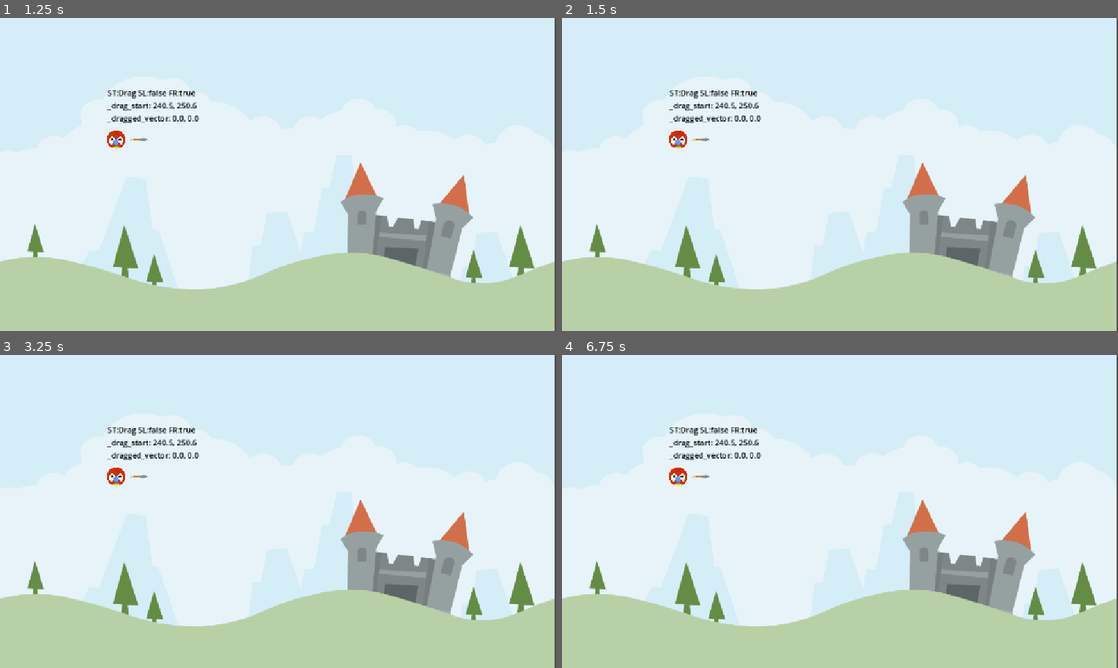
Above: before the commit, frames 1-4 (two rows, left to right).
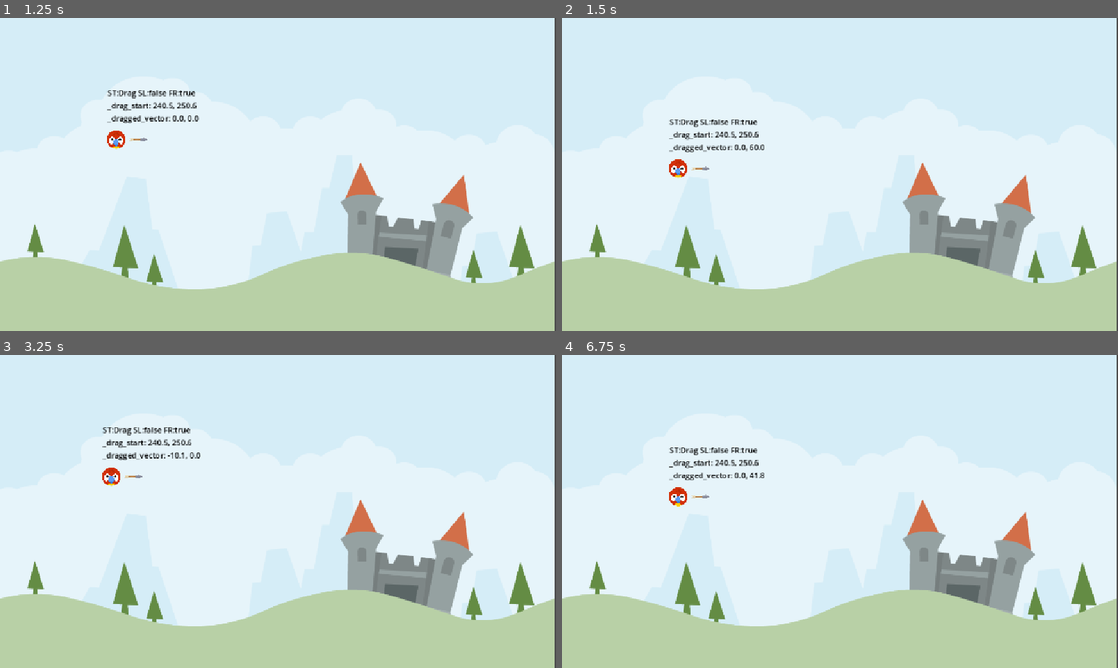
Above: after the commit, the same moments.

Repository: LHO-Developments/Godot-Projects
Game: Godot game, scene res://Scene/LevelBase.tscn
Same seed, same stepped clock (60 frames per second), same inputs: the game is played once before the commit and once after it.
Inputs (mouse positions are in pixels of both pictures, inside the frame that each line leads up to):
- Up to frame 1 (1.25 s): tap Enter at 0.5 s; drag from (116, 140) to (333, 105) at 0.52 s
- Up to frame 2 (1.5 s): tap Space at 1.25 s; drag from (728, 190) to (812, 237) at 1.27 s
- Up to frame 3 (3.25 s): tap Enter at 2 s; move the mouse to (333, 442) at 2.02 s; press the mouse at (333, 442) at 2.03 s; release the mouse at (333, 442) at 2.75 s; tap Space at 2.75 s; drag from (250, 574) to (111, 464) at 2.77 s
- Up to frame 4 (6.75 s): tap Enter at 3.5 s; move the mouse to (1006, 558) at 3.52 s; press the mouse at (1006, 558) at 3.53 s; release the mouse at (1006, 558) at 4.25 s; tap Space at 4.25 s; drag from (673, 464) to (756, 433) at 4.27 s; move the mouse to (867, 511) at 5.02 s; press the mouse at (867, 511) at 5.03 s; release the mouse at (867, 511) at 5.75 s; drag from (756, 433) to (728, 527) at 5.77 s; move the mouse to (962, 495) at 6.52 s; press the mouse at (962, 495) at 6.53 s

Frame 1 is identical in both runs. In frame 2, 1.4% of the frame differs, in the area x 19-37%, y 23-52%; in frame 3, 0.9%; in frame 4, 1.5%, in the area x 19-37%, y 23-49%.

Commit message:
Add dragging handle

Diff:
--- a/Angry Animal/angry-animal/Scene/Animal.gd
+++ b/Angry Animal/angry-animal/Scene/Animal.gd
@@ -2,6 +2,9 @@
 class_name Animal;
 
 enum AnimalState {Ready, Drag, Release};
+
+const DRAG_LIM_MAX: Vector2 = Vector2(0,60);
+const DRAG_LIM_MIN: Vector2 = Vector2(-60,0);
 
 @onready var debug_label: Label = $DebugLabel;
 @onready var arrow: Sprite2D = $Arrow;
@@ -27,6 +30,7 @@
 
 # Called every frame. 'delta' is the elapsed time since the previous frame.
 func _physics_process(_delta: float) -> void:
+	update_state();
 	update_debug_label();
 
 #region misc
@@ -43,9 +47,32 @@
 func start_dragging() -> void:
 	arrow.show();
 	_drag_start = get_global_mouse_position();
+
+func handle_dragging() -> void:
+	var new_drag_vector: Vector2 = get_global_mouse_position() - _drag_start;
+
+	new_drag_vector = new_drag_vector.clamp(
+		DRAG_LIM_MIN, DRAG_LIM_MAX
+	);
+
+	var diff: Vector2 = new_drag_vector - _dragged_vector;
+
+	if diff.length() > 0 and stretch_sound.playing == false:
+		stretch_sound.play();
+
+	_dragged_vector = new_drag_vector
+
+	position = _start + _dragged_vector;
+
 #endregion
 
 #region state
+func update_state() -> void:
+	match  _state:
+		AnimalState.Drag:
+			handle_dragging();
+
+
 
 func change_state(new_state: AnimalState) -> void:
 	if _state == new_state:
--- a/Angry Animal/angry-animal/Scene/LevelBase.tscn
+++ b/Angry Animal/angry-animal/Scene/LevelBase.tscn
@@ -3,7 +3,7 @@
 [ext_resource type="Texture2D" uid="uid://bh5xqwas2ygqx" path="res://assets/scene/colored_castle.png" id="1_b7mn6"]
 [ext_resource type="PackedScene" uid="uid://c61favqvyf54o" path="res://Scene/Animal.tscn" id="2_w7hen"]
 
-[node name="Node2D" type="Node2D"]
+[node name="LevelBase" type="Node2D"]
 
 [node name="Sprite2D" type="Sprite2D" parent="."]
 position = Vector2(0, -176)
